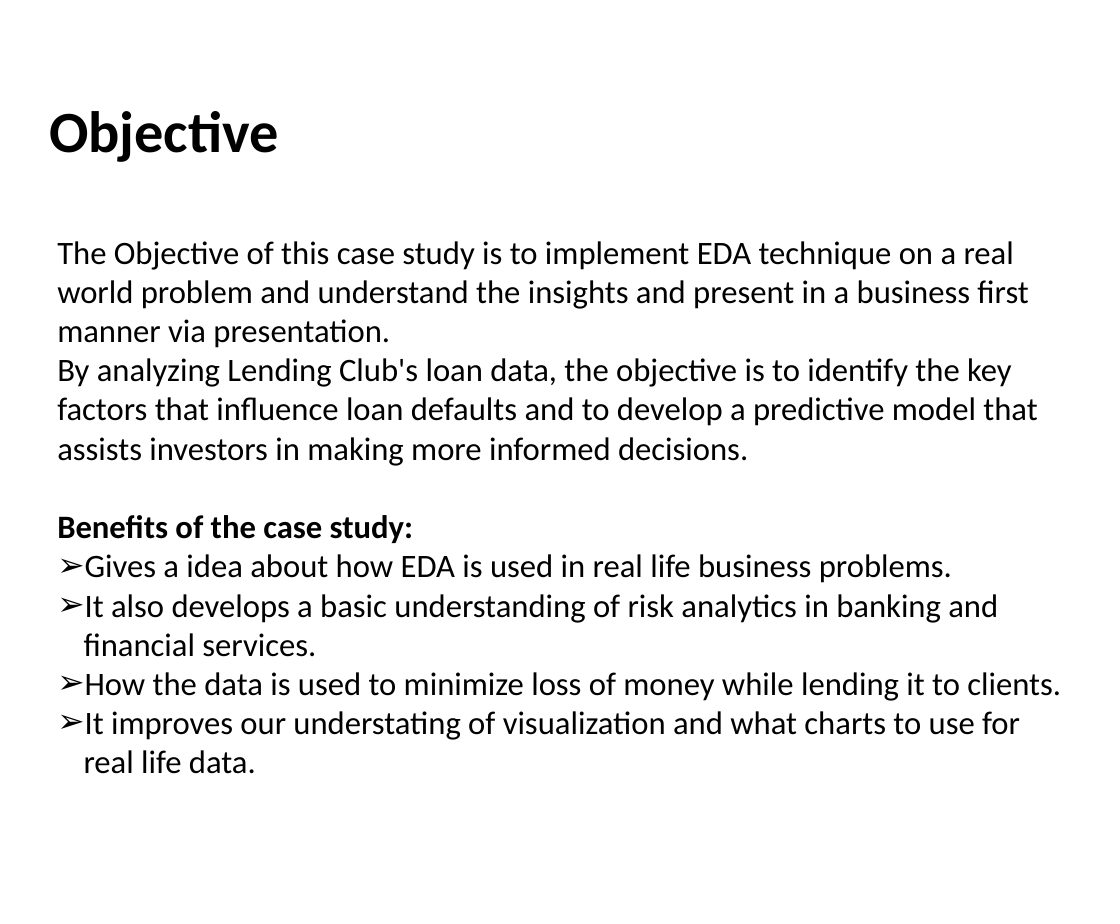
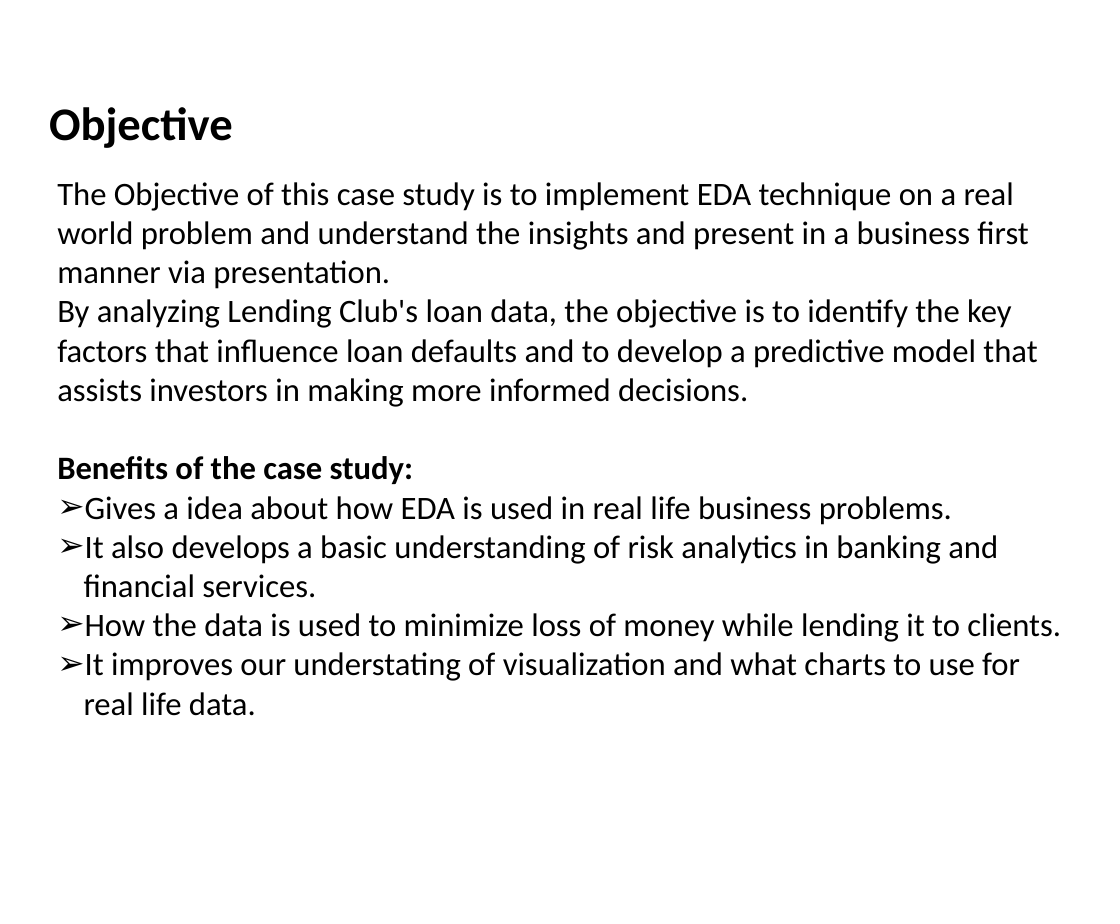
Before and after one commit to pankaj8blr/lendingClub, a slide deck: slide 2 of lending_club_case_study.pptx. Drawn at 1120x924 pixels with LibreOffice and Linux fonts; fonts in the diff are those of the drawing; background and template pictures are left out. Boxes give left, top, right and bottom in pixels: in the first picture for what was removed or moved away, otherwise in the second. Text is boxed around its words. In the diff, an @@ line names an element or a change of style, - is before the commit and + after.

Commit message:
PPT for case study version-2

```diff
--- a/lending_club_case_study.pptx
+++ b/lending_club_case_study.pptx
@@ title "Objective" at (49, 107, 233, 148): size 50 to 40 pt @@
@@ text "The Objective of this case ...": place and size @@
-text "The Objective of this case ..." at (57, 241, 1061, 774)
+text "The Objective of this case ..." at (57, 182, 1061, 716)
```
Also in this commit, not shown: 2 other slides changed, 3 slides added, 2 slides removed.
